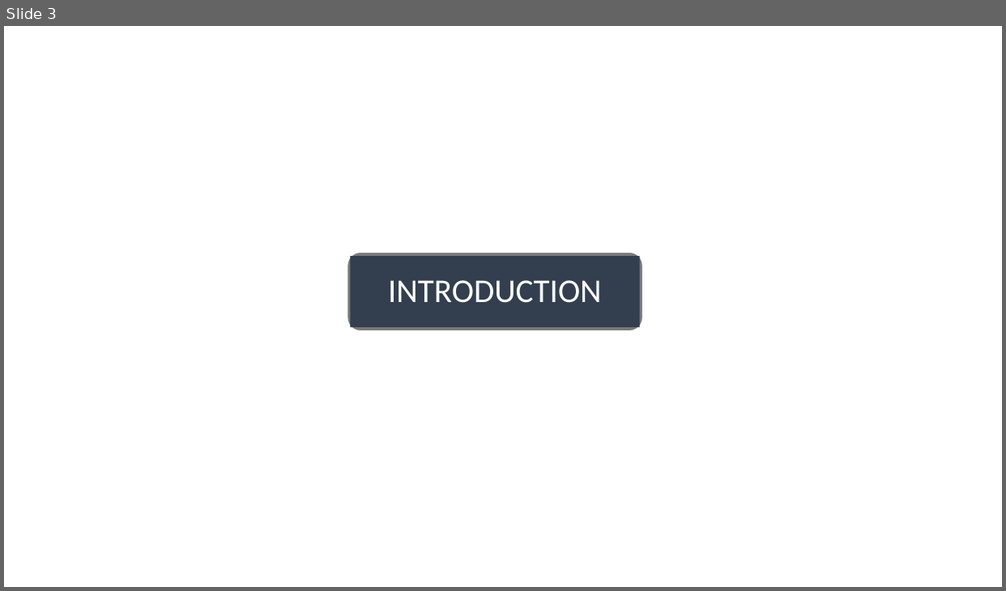
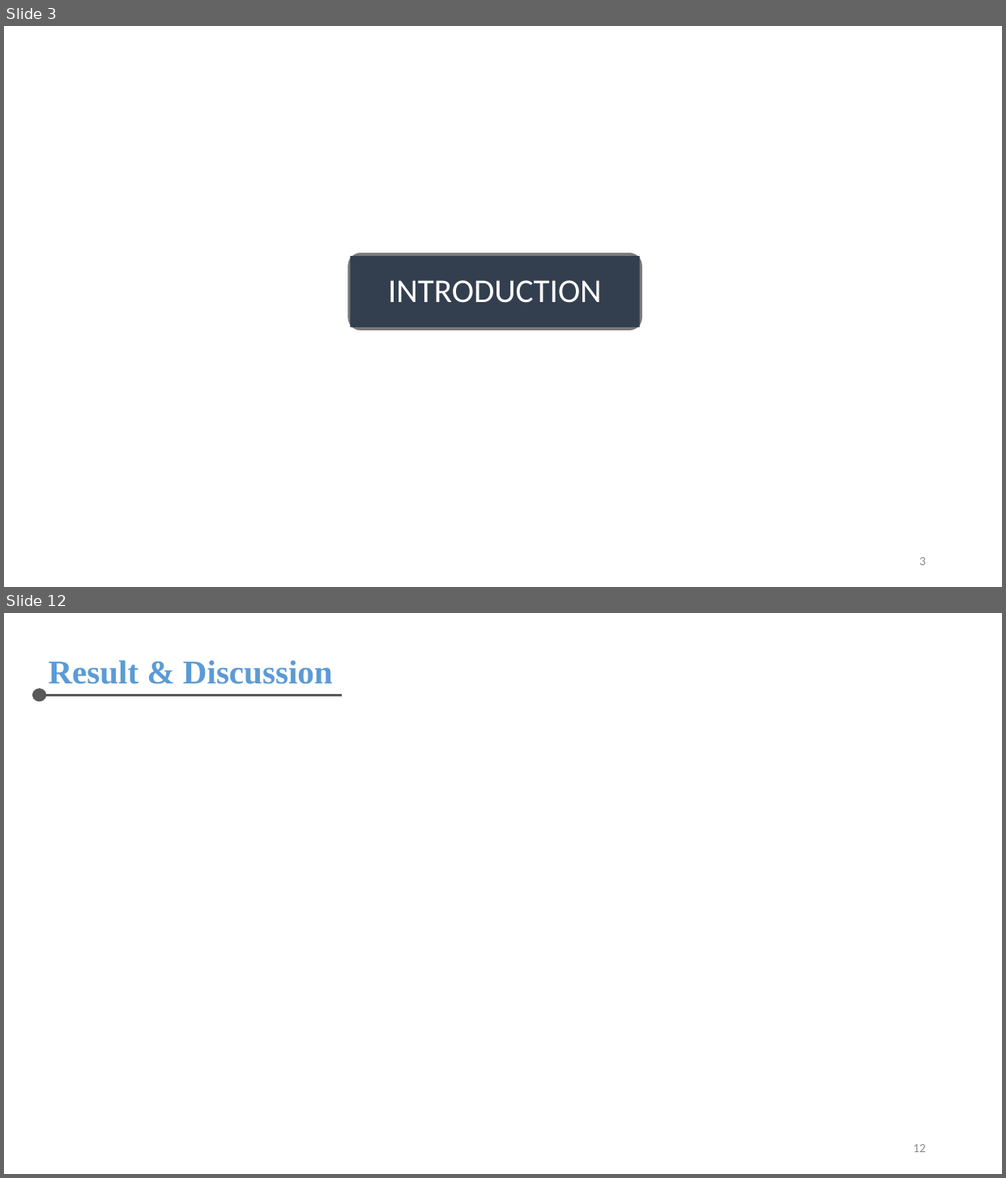
Before and after one commit to chris-nthu/communication, a slide deck: wireless_network/PaperReading/Report.pptx. Shown one above the other, each under a label of ours: slide 3 before the commit, slides 3 and 12 after it; the slides between them are not shown. The pictures are 1006x591 and 1006x1178 pixels, drawn with LibreOffice and Linux fonts; fonts in the diff are those of the drawing. Boxes give left, top, right and bottom in pixels: in the first picture for what was removed or moved away, otherwise in the second. Text is boxed around its words. In the diff, an @@ line names an element or a change of style, - is before the commit and + after.

```diff
--- a/wireless_network/PaperReading/Report.pptx
+++ b/wireless_network/PaperReading/Report.pptx
@@ slide 12 added at (4,613,1002,1174), background #FFFFFF @@
@@ text added at (49,660,333,684), 32 pt, text #5B9BD5, bold @@
+Result & Discussion
@@ ellipse added at (32,688,47,702), fill #595959 @@
@@ line added from (47, 696) to (343, 696), #595959 2 pt @@
@@ page number added at (913,1144,926,1152), 12 pt, text #8C8C8C @@
+12
@@ slide 3 changed as well @@
@@ page number added at (919,557,926,565), 12 pt, text #8C8C8C @@
+3
```
Also in this commit, not shown: 7 other slides changed, 8 other slides added, 3 slides removed, 1 other file.
